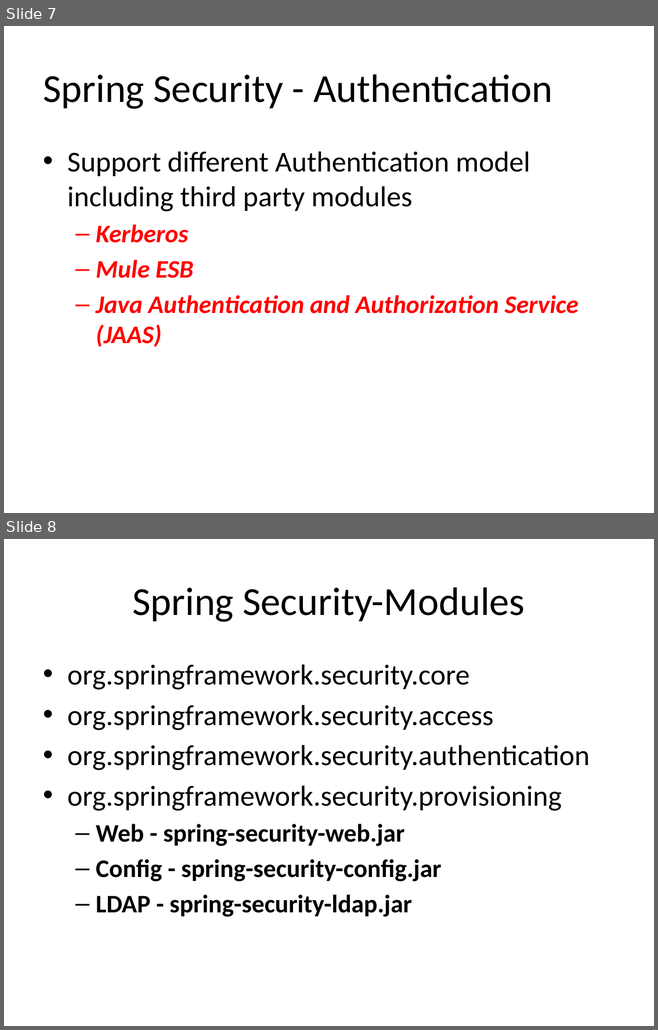
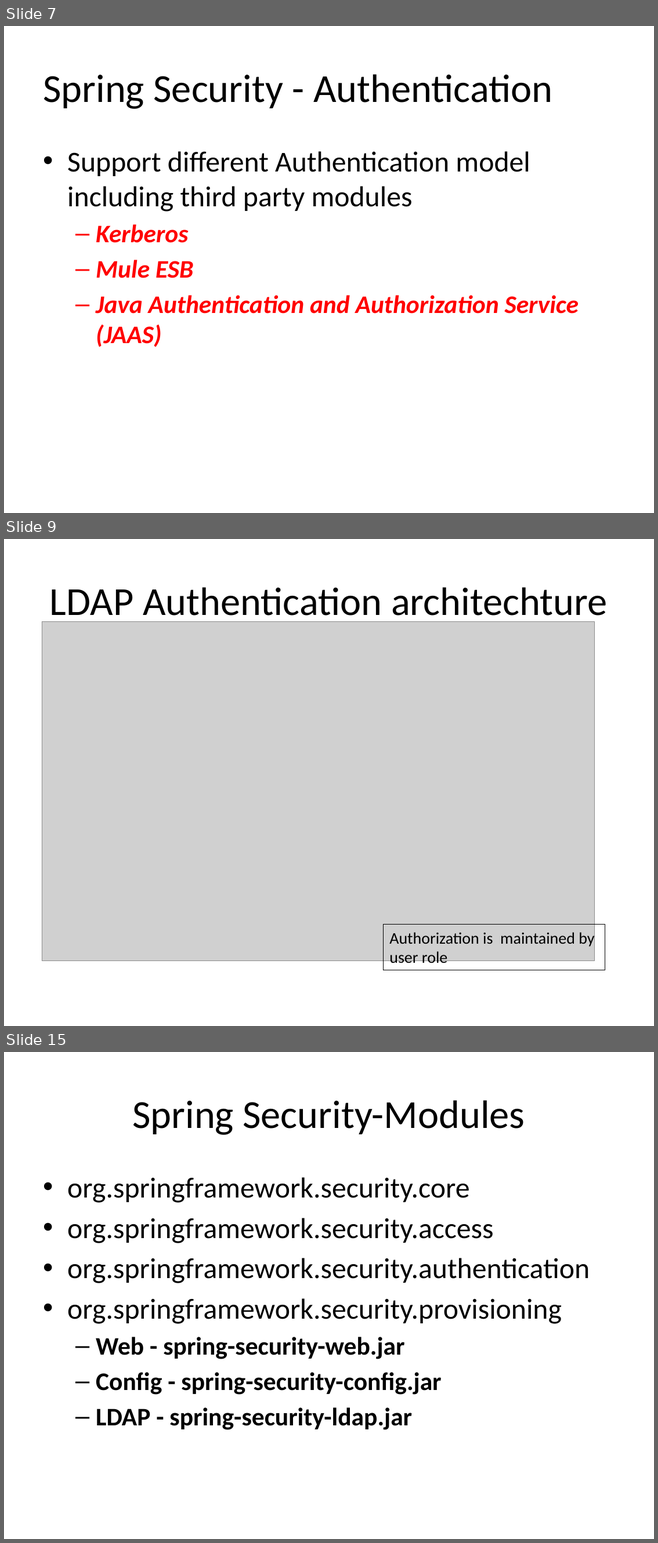
Before and after one commit to xbblcjx/projectdetails, a slide deck: SpringSecurity.pptx. Shown one above the other, each under a label of ours: slides 7 and 8 before the commit, slides 7, 9 and 15 after it; the slides between them are not shown. The pictures are 658x1030 and 658x1543 pixels, drawn with LibreOffice and Linux fonts; fonts in the diff are those of the drawing; grey boxes stand for pictures. Boxes give left, top, right and bottom in pixels: in the first picture for what was removed or moved away, otherwise in the second. Text is boxed around its words. In the diff, an @@ line names an element or a change of style, - is before the commit and + after.

```diff
--- a/SpringSecurity.pptx
+++ b/SpringSecurity.pptx
@@ slide 9 added at bbox=[4, 539, 654, 1026], background #FFFFFF @@
@@ title added at bbox=[50, 587, 607, 624], 44 pt, text #000000 @@
+LDAP Authentication architechture
@@ picture added at bbox=[42, 621, 594, 961] @@
@@ rectangle added at bbox=[383, 924, 605, 971], outline #000000 0.75 pt, 18 pt, text #000000 @@
+Authorization is maintained by user role
@@ what was slide 8 is now slide 15 @@
```
Also in this commit, not shown: 8 other slides added.
